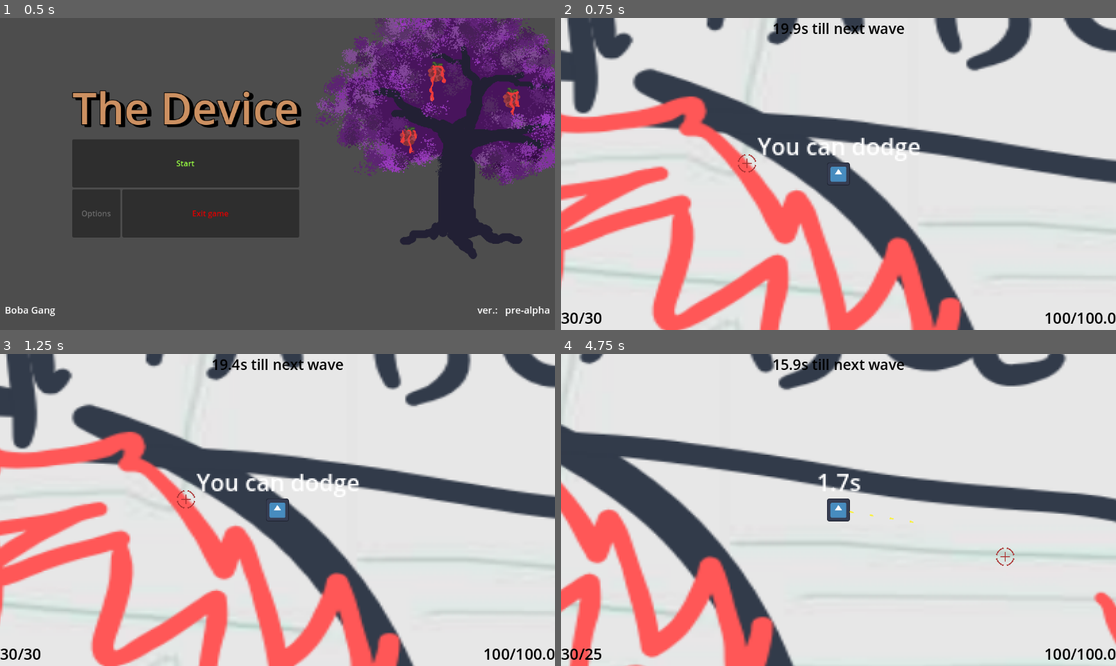
Above: before the commit, frames 1-4 (two rows, left to right).
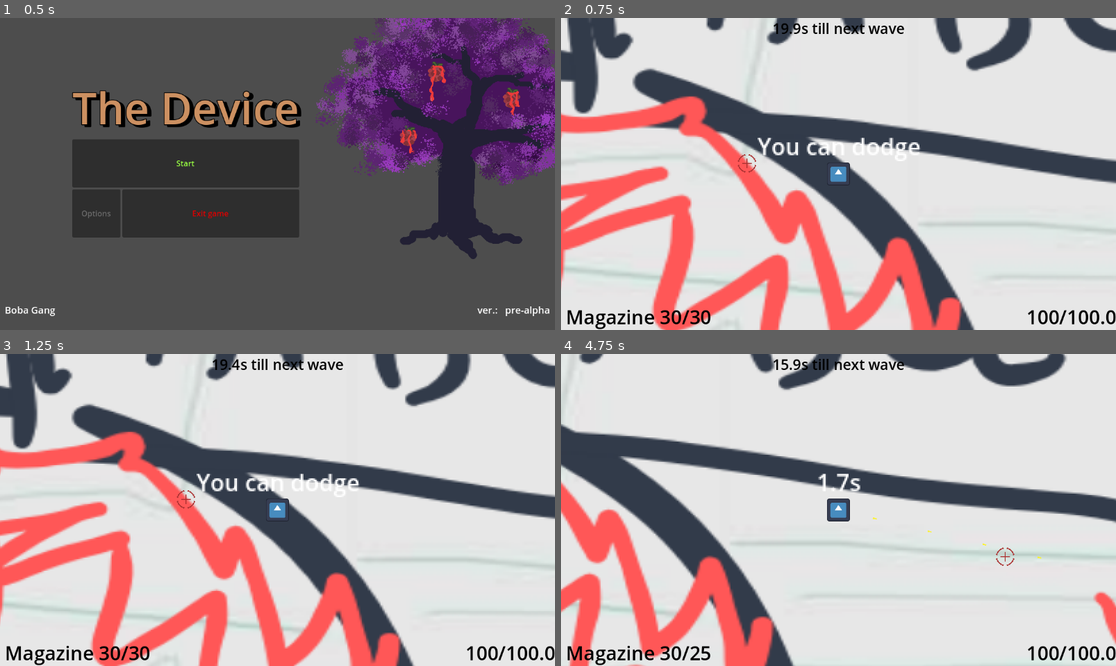
Above: after the commit, the same moments.

Repository: RoliGreiner/Anomaly-Zone-Game-Jam-2025
Game: Godot game, scene res://scenes/main_menu.tscn
Same seed, same stepped clock (60 frames per second), same inputs: the game is played once before the commit and once after it. The engine's default icon, where the game draws it, is replaced by a stand-in: a white triangle on a blue panel in a dark square.
Inputs (mouse positions are in pixels of both pictures, inside the frame that each line leads up to):
- Up to frame 1 (0.5 s): no input
- Up to frame 2 (0.75 s): click "Start" at 0.5 s
- Up to frame 3 (1.25 s): no input
- Up to frame 4 (4.75 s): tap Enter at 1.25 s; move the mouse to (960, 494) at 1.27 s; hold D (right) 1.28-2.03 s; tap Space (dodge) at 1.35, 3.6 s; move the mouse to (727, 525) at 2.02 s; hold S (down) 2.03-2.78 s; click (727, 525) at 2.1 s; move the mouse to (894, 441) at 2.77 s; hold D (right) 2.78-3.53 s; hold Shift (sprint) 2.78-3.53 s; move the mouse to (810, 572) at 3.52 s; hold W (up) 3.53-4.28 s; move the mouse to (1005, 556) at 4.27 s; press the mouse at (1005, 556) at 4.28 s; hold A (left) from 4.28 s (still down)

Frame 1 is identical in both runs. In frame 2, 1.0% of the frame differs, in the area x 0-100%, y 93-100%; in frame 3, 1.0%; in frame 4, 1.1%, in the area x 0-100%, y 50-100%.

Commit message:
Small change
changed bullet speed

Diff:
--- a/scenes/bullet.tscn
+++ b/scenes/bullet.tscn
@@ -24,7 +24,7 @@
 texture = ExtResource("1_mkf8s")
 
 [node name="Timer" type="Timer" parent="."]
-wait_time = 3.0
+wait_time = 2.0
 one_shot = true
 
 [node name="Area2D" type="Area2D" parent="."]
--- a/scenes/game.tscn
+++ b/scenes/game.tscn
@@ -144,12 +144,12 @@
 size_flags_horizontal = 3
 theme_override_colors/font_color = Color(0, 0, 0, 1)
 theme_override_colors/font_outline_color = Color(1, 1, 1, 1)
-theme_override_font_sizes/font_size = 32
+theme_override_font_sizes/font_size = 40
 
 [node name="Healt" type="Label" parent="CanvasLayer/HBoxContainer"]
 layout_mode = 2
 theme_override_colors/font_color = Color(0, 0, 0, 1)
 theme_override_colors/font_outline_color = Color(1, 1, 1, 1)
-theme_override_font_sizes/font_size = 32
+theme_override_font_sizes/font_size = 40
 
 [connection signal="timeout" from="EnemySpawnerCooldown" to="." method="_on_enemy_spawner_cooldown_timeout"]
--- a/scripts/bullet.gd
+++ b/scripts/bullet.gd
@@ -2,7 +2,7 @@
 
 var target: Vector2
 var direction: Vector2
-var speed: float = 5000
+var speed: float = 20000
 
 func _ready() -> void:
 	direction = position.direction_to(target)
--- a/scripts/game.gd
+++ b/scripts/game.gd
@@ -46,7 +46,7 @@
 	add_child(bullet)
 
 func UpdateMag() -> void:
-	$CanvasLayer/HBoxContainer/Mag.text = "%d/%d" % [player.mag_size, player.bullet_left]
+	$CanvasLayer/HBoxContainer/Mag.text = " Magazine %d/%d" % [player.mag_size, player.bullet_left]
 
 func UpdateHealt() -> void:
 	$CanvasLayer/HBoxContainer/Healt.text = "%d/%.1f" % [player.max_health, player.healt]
